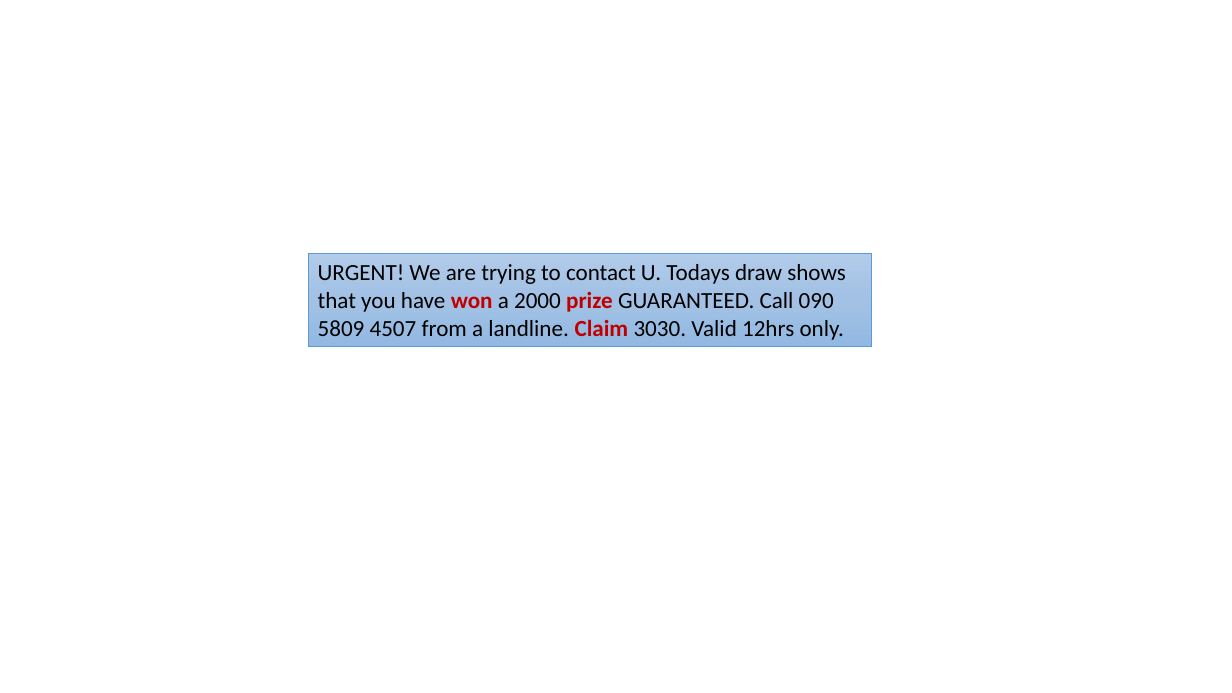
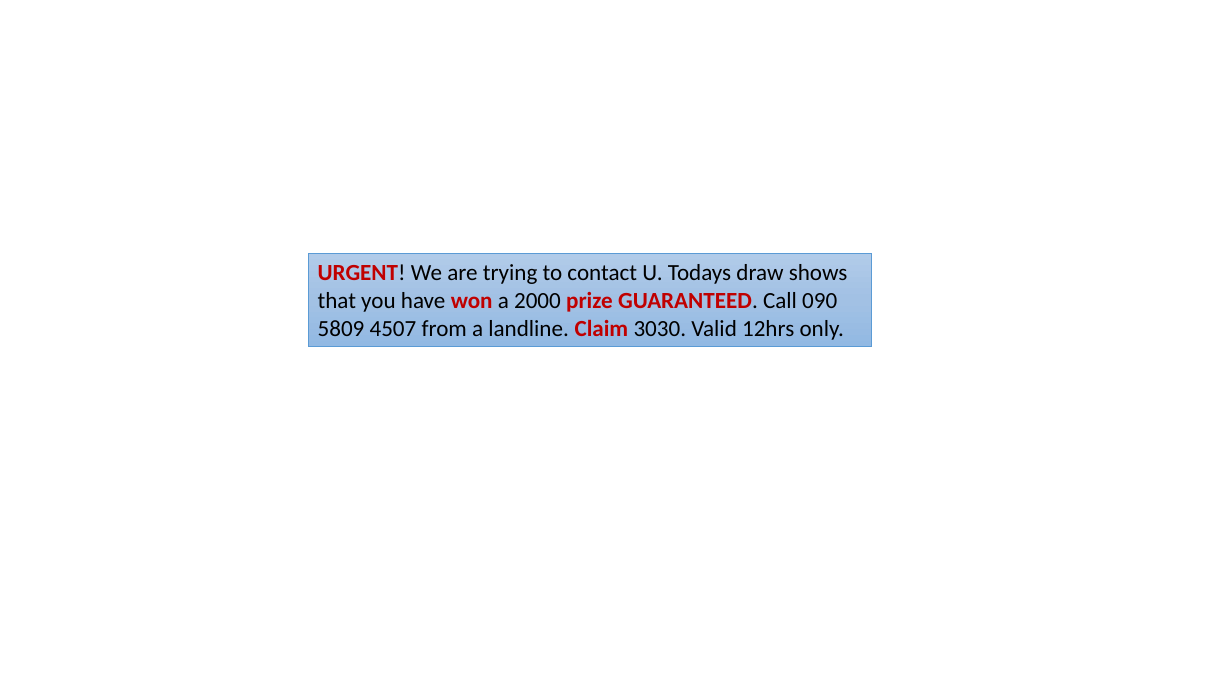
Before and after one commit to daniel-yj-yang/machlearn, a slide deck: slide 1 of examples/naive_bayes/images/SMS_spam_text_example.pptx. Drawn at 1232x693 pixels with LibreOffice and Linux fonts; fonts in the diff are those of the drawing. Boxes give left, top, right and bottom in pixels: in the first picture for what was removed or moved away, otherwise in the second. Text is boxed around its words. In the diff, an @@ line names an element or a change of style, - is before the commit and + after.

```diff
--- a/examples/naive_bayes/images/SMS_spam_text_example.pptx
+++ b/examples/naive_bayes/images/SMS_spam_text_example.pptx
@@ rectangle "URGENT! We are trying to ..." at (309, 253, 872, 347): text colour #000000 to #C00000, bold on in "URGENT! GUARANTEED." @@
```
Also in this commit, not shown: 4 other files.
